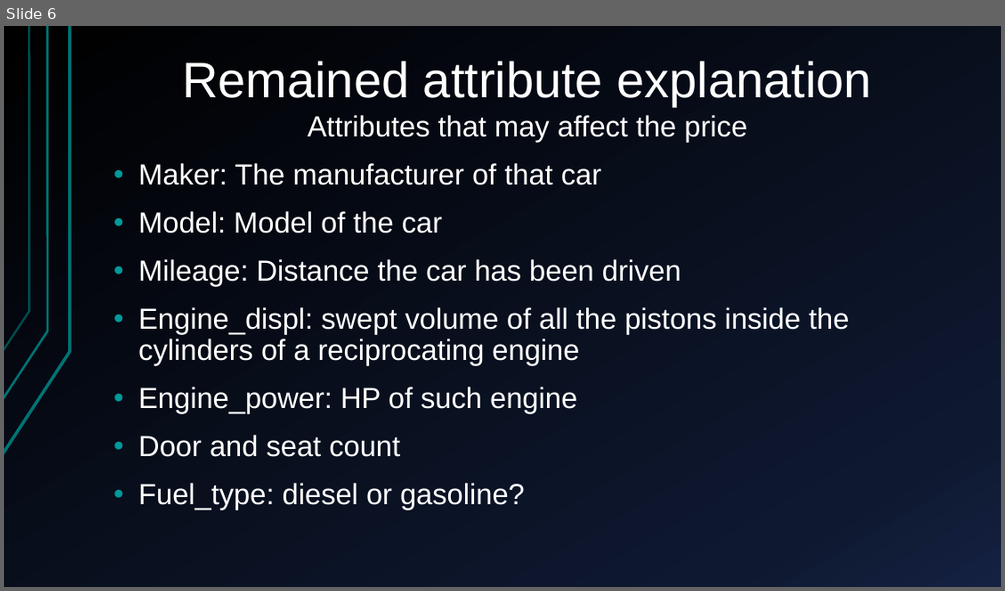
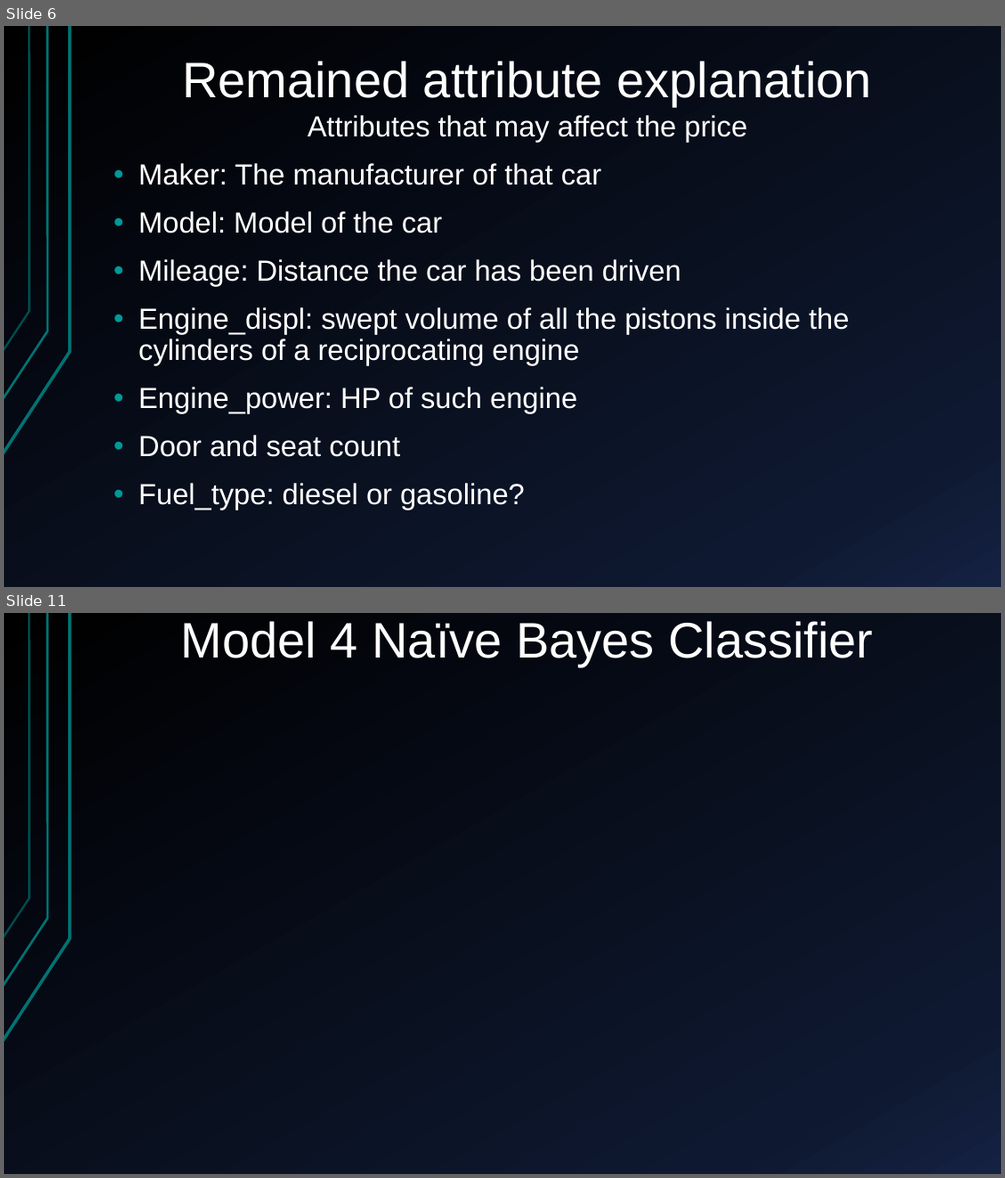
Before and after one commit to Alfons0329/Machine_Learning_Fall_2017, a slide deck: Final_proj/Presentation.pptx. Shown one above the other, each under a label of ours: slide 6 before the commit, slides 6 and 11 after it; the slides between them are not shown. The pictures are 1005x591 and 1005x1178 pixels, drawn with LibreOffice and Linux fonts; fonts in the diff are those of the drawing. Boxes give left, top, right and bottom in pixels: in the first picture for what was removed or moved away, otherwise in the second. Text is boxed around its words. In the diff, an @@ line names an element or a change of style, - is before the commit and + after.

```diff
--- a/Final_proj/Presentation.pptx
+++ b/Final_proj/Presentation.pptx
@@ slide 11 added at [4,613,1001,1174], background gradient #000000 to #0F1931 to #142242; not listed: 3 template elements that a slide beside it also shows @@
@@ title added at [181,621,873,666], 48 pt, text #FFFFFF @@
+Model 4 Naïve Bayes Classifier
```
Also in this commit, not shown: 2 slides changed, 3 other slides added, 9 slides removed.
